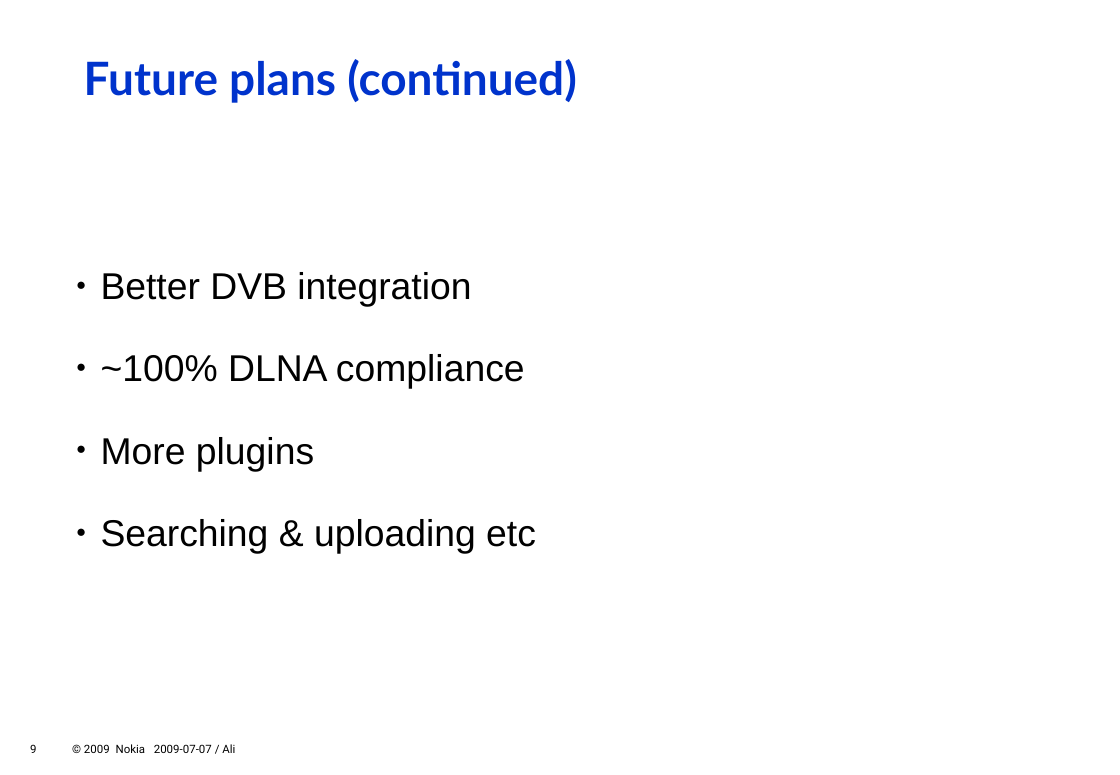
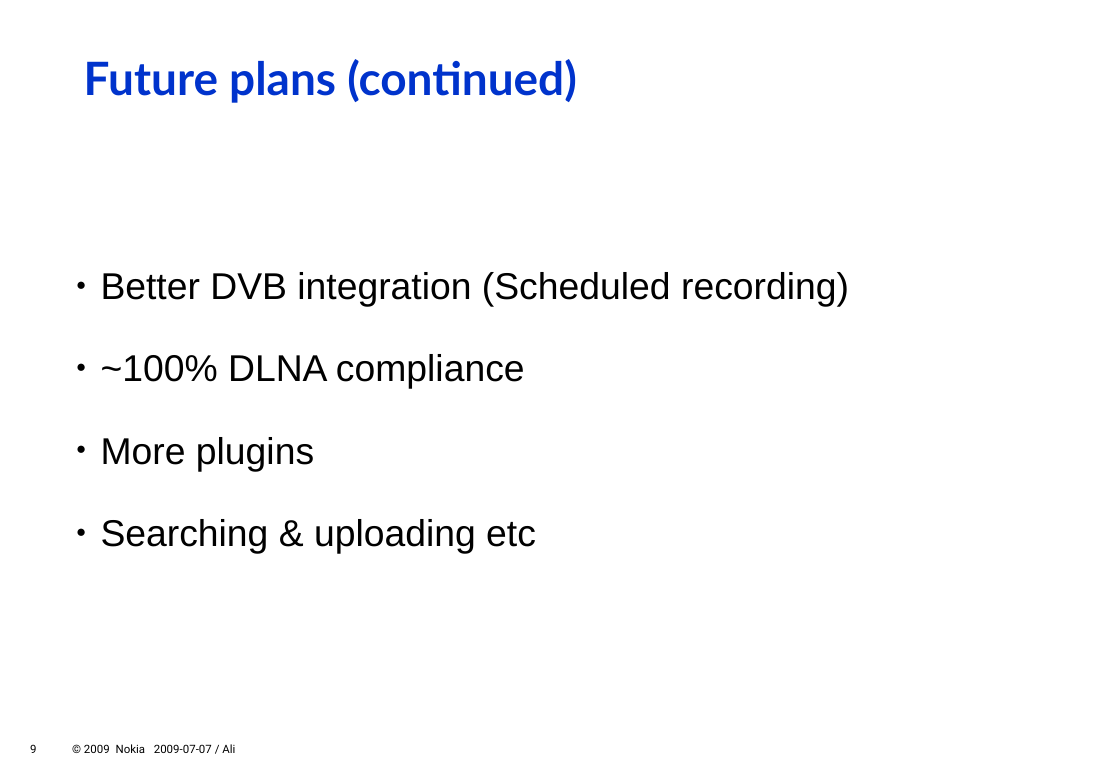
Before and after one commit to zeenix/rygel-presentation-2009, a slide deck: slide 9 of slides.odp. Drawn at 1120x775 pixels with LibreOffice and Linux fonts; fonts in the diff are those of the drawing; background and template pictures are left out. Boxes give left, top, right and bottom in pixels: in the first picture for what was removed or moved away, otherwise in the second. Text is boxed around its words. In the diff, an @@ line names an element or a change of style, - is before the commit and + after.

Commit message:
Explain "Better DVB integration"

```diff
--- a/slides.odp
+++ b/slides.odp
@@ text at <box>101,272,849,307</box>: text changed @@
-  ● Better DVB integration
+  ● Better DVB integration (Scheduled recording)
```
